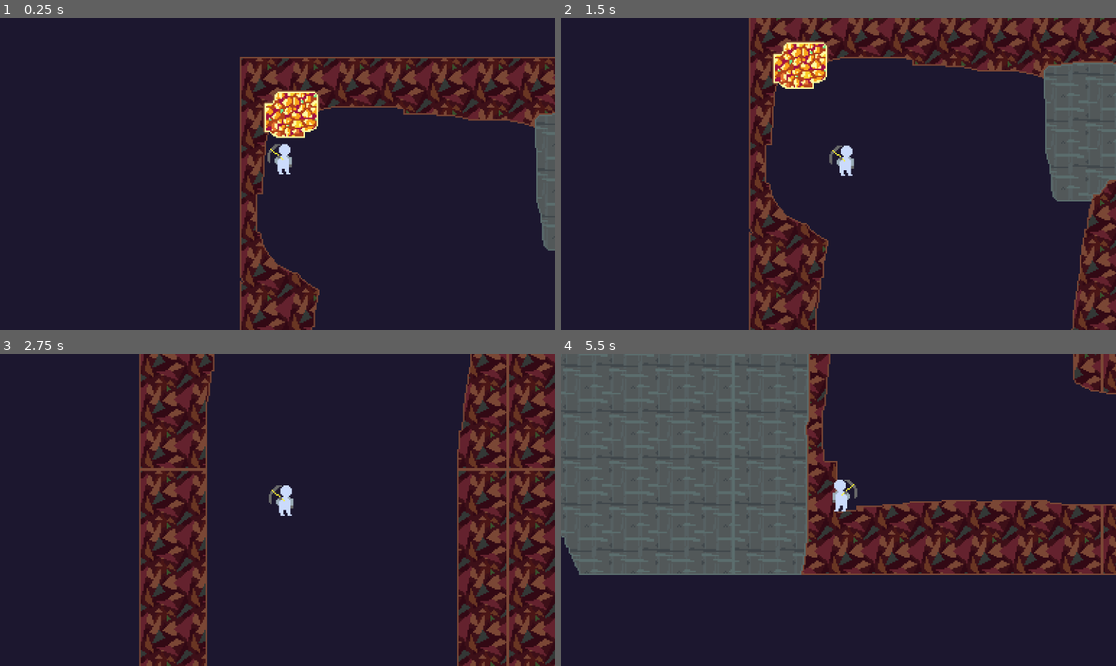
Above: before the commit, frames 1-4 (two rows, left to right).
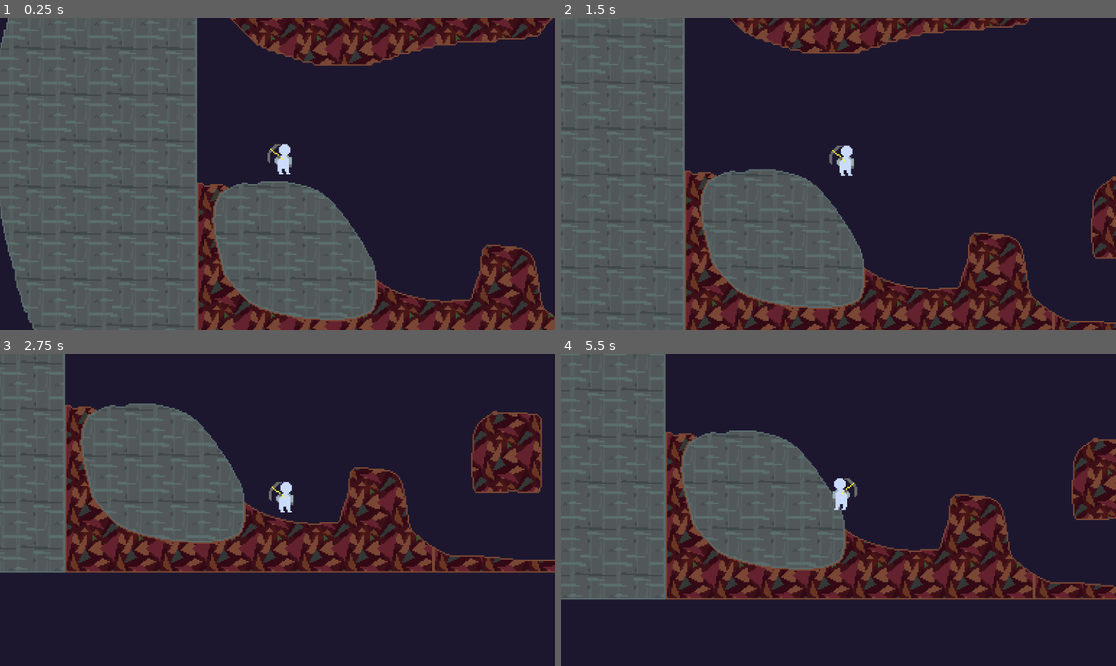
Above: after the commit, the same moments.

Repository: henriqueBD/core
Game: Godot game, scene res://scenes/game.tscn
Two runs of this game, one before a commit and one after it. Both use one fixed random seed, a clock stepped at 60 frames per second and the inputs below.
Inputs (mouse positions are in pixels of both pictures, inside the frame that each line leads up to):
- Up to frame 1 (0.25 s): no input
- Up to frame 2 (1.5 s): tap Enter at 0.5 s; move the mouse to (960, 158) at 0.52 s; press the mouse at (960, 158) at 0.53 s; hold Right (ui_right) 0.53-1.28 s; tap Space (jump) at 0.77 s; move the mouse to (727, 189) at 1.27 s; release the mouse at (727, 189) at 1.28 s; hold Down (ui_down) from 1.28 s (still down); tap L (hit_pickaxe) at 1.35 s
- Up to frame 3 (2.75 s): tap Space (jump) at 1.52 s; click (166, 525) at 1.55 s; move the mouse to (333, 441) at 2.02 s; release Down (ui_down) at 2.03 s; press the mouse at (333, 441) at 2.03 s; hold Right (ui_right) from 2.03 s (still down)
- Up to frame 4 (5.5 s): move the mouse to (810, 572) at 2.77 s; release Right (ui_right) at 2.78 s; release the mouse at (810, 572) at 2.78 s; hold Up (ui_up) 2.78-3.53 s; tap Mouse wheel down (scroll_down) at 2.85 s; tap Space (jump) at 3.02, 3.77, 4.52 s; click (810, 572) at 3.05 s; move the mouse to (1005, 556) at 3.52 s; press the mouse at (1005, 556) at 3.53 s; hold Left (ui_left) 3.53-5.03 s; tap Mouse wheel up (scroll_up) at 3.6 s; move the mouse to (672, 463) at 4.27 s; release the mouse at (672, 463) at 4.28 s; tap 1 at 4.35 s; click (672, 463) at 4.55 s; move the mouse to (866, 510) at 5.02 s; press the mouse at (866, 510) at 5.03 s; hold Down (ui_down) from 5.03 s (still down); tap 2 at 5.1 s

The runs differ from the first frame. In frame 1, 72% of the frame differs, in the area x 0-100%, y 0-100%; in frame 2, 62%; in frame 3, 53%; in frame 4, 33%.

Commit message:
a lot of stuff

Diff:
--- /dev/null
+++ b/entities/enviroment_entity.gd
@@ -0,0 +1,47 @@
+extends Area2D
+
+enum type {
+	GROUNDED,
+	HANGING,
+	BURIED,
+	FLOATING,
+}
+
+@export var terrain_relation: type
+
+@onready var _collision_shape_2d: CollisionShape2D = $CollisionShape2D
+
+var _main_chunk: chunk_tile
+var _global_bounds: Rect2i
+var _destroy_check_X: int
+var _destroy_check_Y: int
+
+func _ready() -> void:
+	_global_bounds = _collision_shape_2d.shape.get_rect() as Rect2i
+	_global_bounds.position = self.to_global(_global_bounds.position) as Vector2i
+	_main_chunk = Global.chunks.world_to_chunk(self.global_position)
+
+	var local_coords: Vector2i = _main_chunk.world_to_grid(
+		Vector2(_global_bounds.position.x, _global_bounds.position.y + _global_bounds.size.y)
+	)
+	_destroy_check_X = local_coords.x
+	_destroy_check_Y = local_coords.y
+
+	Global.terrain_break.connect(_on_terrain_break)
+
+func _on_terrain_break(destroy_bounds: Rect2i) -> void:
+	if _should_destroy(destroy_bounds):
+		_destroy()
+
+func _should_destroy(destroy_bounds: Rect2i) -> bool:
+	#try skip check
+	if !destroy_bounds.intersects(_global_bounds): return false
+
+	for X: int in range(_destroy_check_X, _destroy_check_X + _global_bounds.size.x):
+		if _main_chunk._get_tile_safe(X, _destroy_check_Y) != chunk_tile.TILE_TYPE.AIR:
+			return false
+
+	return true
+
+func _destroy() -> void:
+	queue_free()
--- a/entities/f_u.tscn
+++ /dev/null
@@ -1,9 +0,0 @@
-[gd_scene load_steps=2 format=3 uid="uid://bsptyyfs35yjf"]
-
-[sub_resource type="CircleShape2D" id="CircleShape2D_dmbq6"]
-radius = 1.41421
-
-[node name="FU" type="Area2D"]
-
-[node name="CollisionShape2D" type="CollisionShape2D" parent="."]
-shape = SubResource("CircleShape2D_dmbq6")
--- /dev/null
+++ b/entities/player_spawner/player_spawner.gd
@@ -0,0 +1,24 @@
+extends Node2D
+
+var _player_scene: PackedScene = preload("res://scenes/player.tscn")
+var _spawn_chunk: Vector2i
+
+func _ready() -> void:
+	_spawn_chunk = chunk_mng.world_to_chunk_key(self.global_position)
+
+func _process(_delta: float) -> void:
+	assert(Global.chunks != null, "WHAT")
+	if Global.chunks._chunks_dict.has(_spawn_chunk):
+		#Spawn player
+		var add_to_main_node: bool = false
+		var _player_instace: player_character
+
+		if Global.player_node != null:
+			_player_instace = Global.player_node
+		else:
+			_player_instace = _player_scene.instantiate()
+			add_to_main_node = true
+
+		_player_instace.teleport(self.global_position)
+		if add_to_main_node: Global.main_node.add_child(_player_instace)
+		queue_free()
--- /dev/null
+++ b/entities/player_spawner/player_spawner.tscn
@@ -0,0 +1,6 @@
+[gd_scene load_steps=2 format=3 uid="uid://ryapwsygqj3h"]
+
+[ext_resource type="Script" uid="uid://p3h47qe3v46p" path="res://entities/player_spawner/player_spawner.gd" id="1_0mipy"]
+
+[node name="PlayerSpawner" type="Node2D"]
+script = ExtResource("1_0mipy")
--- /dev/null
+++ b/entities/simple_assets/simple_mushoom.tscn
@@ -0,0 +1,21 @@
+[gd_scene load_steps=5 format=3 uid="uid://8cp2f1i6mv1q"]
+
+[ext_resource type="Script" uid="uid://buigisa8k4h8" path="res://entities/enviroment_entity.gd" id="1_o8njk"]
+[ext_resource type="Texture2D" uid="uid://dfyw1wdmynjfp" path="res://assets/sprites/demo_cave_atlas.png" id="2_mgrat"]
+
+[sub_resource type="AtlasTexture" id="AtlasTexture_4cbne"]
+atlas = ExtResource("2_mgrat")
+region = Rect2(37, 8, 7, 8)
+
+[sub_resource type="RectangleShape2D" id="RectangleShape2D_4ld3h"]
+size = Vector2(3, 8)
+
+[node name="SimpleMushoom" type="Area2D"]
+script = ExtResource("1_o8njk")
+
+[node name="Sprite2D" type="Sprite2D" parent="."]
+texture = SubResource("AtlasTexture_4cbne")
+
+[node name="CollisionShape2D" type="CollisionShape2D" parent="."]
+position = Vector2(-0.5, 0)
+shape = SubResource("RectangleShape2D_4ld3h")
--- a/scenes/game.tscn
+++ b/scenes/game.tscn
@@ -1,9 +1,10 @@
-[gd_scene load_steps=5 format=3 uid="uid://p22pqxsrvqus"]
+[gd_scene load_steps=6 format=3 uid="uid://p22pqxsrvqus"]
 
 [ext_resource type="Script" uid="uid://b3bg4gilb8xkb" path="res://scripts/objects_signal.gd" id="1_lbhrr"]
 [ext_resource type="Script" uid="uid://cqnx0060bfqfg" path="res://scripts/camera_follow.gd" id="1_lnu2h"]
 [ext_resource type="PackedScene" uid="uid://c53auncdmtksg" path="res://scenes/chunk.tscn" id="2_yqjtg"]
 [ext_resource type="PackedScene" uid="uid://bpytpor8ff704" path="res://scenes/player.tscn" id="3_lnu2h"]
+[ext_resource type="PackedScene" uid="uid://ryapwsygqj3h" path="res://entities/player_spawner/player_spawner.tscn" id="7_0tnpc"]
 
 [node name="Game" type="Node2D"]
 script = ExtResource("1_lbhrr")
@@ -14,17 +15,21 @@
 script = ExtResource("1_lnu2h")
 
 [node name="Chunk" parent="." instance=ExtResource("2_yqjtg")]
+_chunks_load_radius_editor = 10
 save_on_exit = false
 
 [node name="Player" parent="." instance=ExtResource("3_lnu2h")]
-position = Vector2(26, 78)
+position = Vector2(13, 568)
 gravity_amount = 1.7
 jump_force = 0.9
 coyote_time = 0.5
 air_speed_accel = 2.0
-_mining_level = 1
+_mining_level = 2
 _pickaxe_boost_force = 3.5
 _boost_break_time_ms = 350
 _tunelling_speed = 200.0
 _turning_speed_tunneling = 4.5
 _exit_speed = 3.0
+
+[node name="PlayerSpawner" parent="." instance=ExtResource("7_0tnpc")]
+position = Vector2(55, 620)
--- a/scripts/Global.gd
+++ b/scripts/Global.gd
@@ -1,11 +1,20 @@
 class_name Globals
 extends Node
 
+#region signals
+@warning_ignore_start("unused_signal")
+
+signal player_spawned
+signal terrain_break(area: Rect2i)
+
+@warning_ignore_restore("unused_signal")
+#endregion
+
 const objs_path: String = "res://entities/"
-
 const CHUNK_SIDE: int = 255
 const CHUNK_SIZE: int = CHUNK_SIDE * CHUNK_SIDE
 const NO_COLLISION_RAYCAST: float = -INF
 
+var main_node: Node
 var chunks: chunk_mng
 var player_node: Node2D
--- a/scripts/chunk_tile.gd
+++ b/scripts/chunk_tile.gd
@@ -314,7 +314,7 @@
 				continue
 			_terrain_really_changed = true
 			_set_tile(x_pos, y_pos, TILE_TYPE.AIR)
-			img.set_pixel(x_pos, y_pos, Color.from_rgba8(0, 0, 0, 0))
+			img.set_pixel(x_pos, y_pos, chunk_mng.tile_background_colors[tile_to_break])
 
 	if _terrain_really_changed:
 		_recalculate_area(destroy_rect_world)
@@ -508,7 +508,7 @@
 	var target_path: String = chunk_mng.get_chunk_path(coords)
 	var file_to_save: FileAccess = FileAccess.open(target_path, FileAccess.WRITE)
 	if file_to_save:
-		var compressed_data: PackedByteArray = compress_chunk()
+		var compressed_data: PackedByteArray = compress_chunk(self.data)
 		var data_len: int = compressed_data.size()
 		var data_len_buffer: PackedByteArray = [0,0]
 		data_len_buffer[0] = data_len & 0xFF
@@ -518,25 +518,25 @@
 	else:
 		print("Probem trying to save chunk " + str(coords))
 
-func compress_chunk() -> PackedByteArray:
+static func compress_chunk(decompressed_data: PackedByteArray) -> PackedByteArray:
 	const REPEAT_BYTE_MARKER: int = 255
-	if data.size() > Global.CHUNK_SIZE:
-		push_error("Chunk size %d exceeds maximum allowed size %d" % [data.size(), Global.CHUNK_SIZE])
+	if decompressed_data.size() > Global.CHUNK_SIZE:
+		push_error("Chunk size %d exceeds maximum allowed size %d" % [decompressed_data.size(), Global.CHUNK_SIZE])
 		return PackedByteArray() # Return empty array on error
 
 	var buf: PackedByteArray = PackedByteArray()
-	buf.resize(data.size())
+	buf.resize(decompressed_data.size())
 
 	var buf_i: int = 0
 	var i: int = 0
 	var j: int = 0
-	var chunk_len: int = data.size()
+	var chunk_len: int = decompressed_data.size()
 
 	while i < chunk_len:
-		var curr_byte: int = data[i]
+		var curr_byte: int = decompressed_data[i]
 
 		j = i + 1
-		while j < chunk_len and data[j] == curr_byte:
+		while j < chunk_len and decompressed_data[j] == curr_byte:
 			j += 1
 
 		var streak: int = j - i
--- a/scripts/chunks.gd
+++ b/scripts/chunks.gd
@@ -13,8 +13,11 @@
 
 var player: player_character
 
-@export var chunks_load_radius: int = 3
+@export var _chunks_load_radius_game: int = 1
+@export var _chunks_load_radius_editor: int = 5
 @export var save_on_exit: bool
+
+var _chunks_load_radius: int
 
 var _chunks_dict: Dictionary[Vector2i, chunk_tile] = {}
 var _chunks_dict_mutex: Mutex = Mutex.new()
@@ -26,23 +29,29 @@
 
 var _array_load_mutex: Mutex = Mutex.new()
 var _chunk_load_queue: Array[Vector2i] = []
+var _chunk_loading: Vector2i = Vector2i.MIN
 var _array_unload_mutex: Mutex = Mutex.new()
 var _chunk_unload_queue: Array[Vector2i] = []
+var _chunk_unloading: Vector2i = Vector2i.MIN
 
 var _last_center_chunk: Vector2i = Vector2i(-1, -1)
 var _curr_center_chunk: Vector2i
 
 static var tile_sprites: Array[Image]
 static var tile_edge_colors: Array[Color]
+static var tile_background_colors: Array[Color]
 static var tile_durability: PackedByteArray
-
-static var obj_id_to_name: Dictionary[int, String] = {}
 
 var editor_stuff_active: bool = false
 
 func _enter_tree() -> void:
 	assert(self.global_position == Vector2.ZERO, "Chunks position must be at (0, 0)")
+
+	#maybe put this somewhere else later
+	Entity_loader.vibe_check()
+
 	if Engine.is_editor_hint():
+		_chunks_load_radius = _chunks_load_radius_editor
 		if editor_stuff_active:
 			late_ready()
 			load_nearby_chunks(EditorInterface.get_editor_viewport_2d().get_mouse_position())
@@ -51,6 +60,9 @@
 			var script: Script = load("res://scripts/objects_signal.gd")
 			if script: parent.set_script(script)
 	else:
+		_chunks_load_radius = _chunks_load_radius_game
+		self.set_process(false)
+		Global.player_spawned.connect(_on_player_spawned)
 		_use_multithread = true
 		Global.chunks = self
 
@@ -59,21 +71,25 @@
 	for i: int in range(1, len(tile_sprites)):
 		assert(tile_sprites[i] != null)
 
-	_load_obj_list()
 	_load_tile_resources()
 
 	chunk_tile._tile_sprites = tile_sprites
 	chunk_tile._chunks_loaded = _chunks_dict
 
-	_load_chunk(Vector2i(0,0))
 	if _use_multithread: _loader_start()
+
+func _on_player_spawned() -> void:
+	self.set_process(true)
+	self.player = Global.player_node
+	_load_chunk(world_to_chunk_key(player.global_position))
+	player.set_process(true)
 
 func late_ready() -> void:
 	if !Engine.is_editor_hint():
 		player = Global.player_node
 
-	if obj_id_to_name.is_empty():
-		_load_obj_list()
+	#if obj_id_to_name.is_empty():
+		#_load_obj_list()
 
 func _process(_delta: float) -> void:
 	if Engine.is_editor_hint():
@@ -106,13 +122,19 @@
 # Multithreaded chunk loading and unloading:
 func _loader_process() -> void:
 	while _loader_continue:
-
 		# Load chunks
 		if !_chunk_load_queue.is_empty():
 			_array_load_mutex.lock()
 			var chunk_to_load_coords: Vector2i = _chunk_load_queue.pop_front()
 			_array_load_mutex.unlock()
-			print("loading from thread " + str(chunk_to_load_coords))
+
+			if (chunk_to_load_coords == _chunk_loading or
+				chunk_to_load_coords == _chunk_unloading or
+				_chunks_dict.has(chunk_to_load_coords)):
+				continue
+
+			#print("loading from thread " + str(chunk_to_load_coords))
+			_chunk_loading = chunk_to_load_coords
 
 			var new_chunk_instance: chunk_tile = chunk_scene.instantiate()
 
@@ -125,7 +147,6 @@
 			var entities: obj_chunk = obj_chunk.deserialize(chunk_to_load_coords)
 
 			if !entities.id.is_empty():
-				print("Loading entities")
 				if entities:
 					if Engine.is_editor_hint():
 						add_objects_editor(new_chunk_instance, entities)
@@ -142,11 +163,16 @@
 			_array_unload_mutex.lock()
 			var chunk_to_unload_coords: Vector2i = _chunk_unload_queue.pop_front()
 			_array_unload_mutex.unlock()
-			print("unloading from thread " + str(chunk_to_unload_coords))
-			if !_chunks_dict.has(chunk_to_unload_coords): continue
+			#print("unloading from thread " + str(chunk_to_unload_coords))
+			if (chunk_to_unload_coords == _chunk_loading or
+				chunk_to_unload_coords == _chunk_unloading or
+				!_chunks_dict.has(chunk_to_unload_coords)):
+				continue
+
+			_chunk_unloading = chunk_to_unload_coords
 			var chunk_to_remove: chunk_tile = _chunks_dict[chunk_to_unload_coords]
 
-			if !save_on_exit or Engine.is_editor_hint():
+			if should_skip_save():
 				chunk_to_remove._terrain_really_changed = false
 				chunk_to_remove.changed_terrain = false
 				chunk_to_remove.changed_entities = false
@@ -157,6 +183,7 @@
 			_chunks_dict_mutex.lock()
 			_chunks_dict.erase(chunk_to_unload_coords)
 			_chunks_dict_mutex.unlock()
+			_chunk_unloading = Vector2i.MIN
 
 #endregion
 
@@ -170,6 +197,7 @@
 	tile_sprites = [null]
 	tile_durability = [0]
 	tile_edge_colors = [Color.from_rgba8(0,0,0,0)]
+	tile_background_colors = [Color.from_rgba8(0,0,0,0)]
 
 	var tile_name: Array = chunk_tile.TILE_TYPE.keys()
 	for id: int in range(1, len(tile_name)):
@@ -177,30 +205,9 @@
 		assert(tile_data)
 		tile_sprites.append(tile_data.sprite.get_image())
 		tile_edge_colors.append(tile_data.edge_color)
-		assert(tile_data.durability < 255)
+		tile_background_colors.append(tile_data.background_color)
+		assert(tile_data.durability > 0 and tile_data.durability < 255, "Error in tile " + tile_name[id])
 		tile_durability.append(tile_data.durability)
-
-func _load_obj_list() -> void:
-	var dir: DirAccess = DirAccess.open(Global.objs_path)
-	dir.list_dir_begin()
-	var file_name: String = dir.get_next()
-	var d: Dictionary[int, String] = {}
-	obj_id_to_name = d
-	while file_name != "":
-		if dir.current_is_dir():
-			var hash_id: int = hash_string(file_name)
-			obj_id_to_name[hash_id] = file_name
-		file_name = dir.get_next()
-	dir.list_dir_end()
-	print(obj_id_to_name)
-	pass
-
-static func hash_string(input: String) -> int:
-	var hash_var: int = 5381
-	for c: String in input:
-		var code: int = c.unicode_at(0)
-		hash_var = ((hash_var << 5) + hash_var) + code
-	return hash_var & 0x7FFFFFFF
 
 func is_chunk_in_bounds(check_coords: Vector2i) -> bool:
 	return FileAccess.file_exists(get_chunk_path(check_coords))
@@ -256,16 +263,6 @@
 	if !_chunks_dict.has(point_key): return true
 	var chunk_to_check: chunk_tile = _chunks_dict[point_key]
 	return chunk_to_check._get_tilev(chunk_to_check.world_to_grid(world_point)) == 0
-
-func breakTiless(world_rect: Rect2) -> void:
-	var top_left: Vector2 = world_rect.position
-	for x_break: int in range(top_left.x, top_left.x + world_rect.size.x):
-		for y_break: int in range(top_left.y, top_left.y + world_rect.size.y):
-			var pos: Vector2 = Vector2(x_break, y_break)
-			var chunk: Vector2i = world_to_chunk_key(pos)
-			if is_chunk_in_bounds(chunk) and _chunks_dict.has(chunk):
-				var target: chunk_tile = _chunks_dict[chunk]
-				target.destroyTiles(target.world_to_grid(pos))
 
 func change_tiles(world_rect: Rect2, type: chunk_tile.TILE_TYPE) -> void:
 	var chunk_top_left: Vector2i = world_to_chunk_key(world_rect.position)
@@ -307,6 +304,8 @@
 		_chunks_dict.has(chunk_bottom_left)):
 		_chunks_dict[chunk_bottom_left].break_tiles(world_rect, mining_force)
 
+	Global.terrain_break.emit(world_rect)
+
 func load_nearby_chunks(global_pos: Vector2) -> void:
 	_curr_center_chunk = world_to_chunk_key(global_pos)
 	if _curr_center_chunk == _last_center_chunk:
@@ -317,8 +316,8 @@
 
 	var editor_msg: String = "Loading: "
 
-	for x_offset: int in range(_curr_center_chunk.x - chunks_load_radius, _curr_center_chunk.x + chunks_load_radius + 1):
-		for y_offset: int in range(_curr_center_chunk.y - chunks_load_radius, _curr_center_chunk.y + chunks_load_radius + 1):
+	for x_offset: int in range(_curr_center_chunk.x - _chunks_load_radius, _curr_center_chunk.x + _chunks_load_radius + 1):
+		for y_offset: int in range(_curr_center_chunk.y - _chunks_load_radius, _curr_center_chunk.y + _chunks_load_radius + 1):
 			var chunk_to_check: Vector2i = Vector2i(x_offset, y_offset)
 			if is_chunk_in_bounds(chunk_to_check):
 				_chunks_buff_dict[chunk_to_check] = true
@@ -383,35 +382,35 @@
 	_chunks_dict_mutex.lock()
 	_chunks_dict[new_chunk_coords] = new_chunk
 	_chunks_dict_mutex.unlock()
+	_chunk_loading = Vector2i.MIN
 
 func _unload_chunk(unloadCoords: Vector2i) -> void:
 	if !_chunks_dict.has(unloadCoords): return
 	var chunk_to_remove: chunk_tile = _chunks_dict[unloadCoords]
 
-	if !save_on_exit or Engine.is_editor_hint():
+	if should_skip_save():
 		chunk_to_remove._terrain_really_changed = false
 		chunk_to_remove.changed_terrain = false
 		chunk_to_remove.changed_entities = false
 
-	chunk_to_remove.unload()
 	_chunks_dict_mutex.lock()
 	_chunks_dict.erase(unloadCoords)
 	_chunks_dict_mutex.unlock()
+
+	chunk_to_remove.unload()
 	chunk_to_remove.queue_free()
+	_chunk_unloading = Vector2i.MIN
+
+func should_skip_save() -> bool:
+	return !Engine.is_editor_hint()
 
 func add_objects_editor(original_chunk: chunk_tile, entities: obj_chunk) -> void:
 	var main_node: Node = self.get_parent()
 	if !main_node: return
 
 	for i: int in range(len(entities.id)):
-		var obj_name: String = obj_id_to_name[entities.id[i]]
-		var path: String = "%s%s/%s.tscn" % [Global.objs_path, obj_name, obj_name]
-		if !FileAccess.file_exists(path):
-			printerr("Did not find path at " + path)
-			continue
-		var instance_scene: PackedScene = load(path)
+		var instance_scene: PackedScene = Entity_loader.load_scene(entities.id[i])
 		var instance: Node2D = instance_scene.instantiate()
-		#instance.global_position = entities.pos[i]
 		var instance_global_pos: Vector2 = original_chunk.to_global(entities.pos[i])
 		instance.set_meta("original_pos", instance_global_pos)
 		main_node.add_child(instance)
@@ -419,14 +418,7 @@
 
 func add_objects(chunk_to_add: chunk_tile, objs: obj_chunk) -> void:
 	for i: int in range(len(objs.id)):
-		var obj_name: String = obj_id_to_name[objs.id[i]]
-		var path: String = "res://entities/%s/%s.tscn" % [obj_name, obj_name]
-
-		if !FileAccess.file_exists(path):
-			printerr("could not find file at " + path)
-			continue
-
-		var tmp: PackedScene = load(path)
+		var tmp: PackedScene = Entity_loader.load_scene(objs.id[i])
 		var obj: Area2D = tmp.instantiate()
 		obj.global_position = objs.pos[i]
 		chunk_to_add.editor_add_entity(obj, objs.id[i])
@@ -436,16 +428,8 @@
 	var instances: Array[Node2D] = []
 
 	for i: int in range(len(objs.id)):
-		var obj_name: String = obj_id_to_name[objs.id[i]]
-		var path: String = "%s%s/%s.tscn" % [Global.objs_path, obj_name, obj_name]
-		if !FileAccess.file_exists(path):
-			printerr("Did not find path at " + path)
-			continue
-		else:
-			print("Loading " + path)
-		var instance_scene: PackedScene = load(path)
+		var instance_scene: PackedScene = Entity_loader.load_scene(objs.id[i])
 		var instance: Node2D = instance_scene.instantiate()
-		print(instance)
 		instance.global_position = objs.pos[i]
 		instances.append(instance)
 
@@ -453,15 +437,6 @@
 
 static func get_chunk_path(chunk_coords: Vector2i) -> String:
 	return folderPath + str(chunk_coords.x) + "_" + str(chunk_coords.y) + ".dat"
-
-#region editor
-
-func delete_objects_chunk(area: Area2D) -> void:
-	var chunk_to_delete: chunk_tile = world_to_chunk(area.global_position)
-	if chunk_to_delete == null:
-		print("Invalid position")
-		return
-	chunk_to_delete.editor_delete_entity(area)
 
 func create_empty_chunk(new_chunk_pos: Vector2i) -> void:
 	var newChunk: chunk_tile = chunk_scene.instantiate()
@@ -472,34 +447,6 @@
 	_chunks_dict[new_chunk_pos] = newChunk
 	_chunks_dict_mutex.unlock()
 
-func add_object_viewport(world_pos: Vector2, obj_id: int) -> void:
-	if !Engine.is_editor_hint(): return
-
-	var key_to_add: Vector2i = world_to_chunk_key(world_pos)
-	if !_chunks_dict.has(key_to_add):
-		print("Invalid chunk to add object")
-		return
-
-	var chunk_to_add: chunk_tile = _chunks_dict[key_to_add]
-	chunk_to_add.entities.id.append(obj_id)
-	chunk_to_add.entities.pos.append(world_pos)
-	chunk_to_add.changed_entities = true
-
-	var img_tmp: Image = Image.new()
-	var obj_name: String = obj_id_to_name[obj_id]
-	var path: String = Global.objs_path + obj_name + "/" + obj_name + "_preview.png"
-	var error: Error = img_tmp.load(path)
-	if error != OK:
-		push_error("Failed to load image at path: %s" % path)
-		return
-	var obj_sprite: Sprite2D = Sprite2D.new()
-	obj_sprite.texture = ImageTexture.create_from_image(img_tmp)
-	obj_sprite.global_position = world_pos
-	if obj_sprite:
-		chunk_to_add.add_sprite(obj_sprite)
-
-#endregion
-
 func _exit_tree() -> void:
 	_loader_end()
 	unload_all_chunks()
--- a/scripts/collision_obj.gd
+++ b/scripts/collision_obj.gd
@@ -81,7 +81,9 @@
 	_parent.position += velocity
 
 func teleport(new_pos: Vector2) -> void:
-	_global_bounds.position = new_pos
+	var offset: Vector2 = new_pos - _global_bounds.position
+	_global_bounds.position += offset
+	_parent.global_position += offset
 
 func change_rect(new_rect: Rect2) -> void:
 	_global_bounds.size = round(new_rect.size)
--- /dev/null
+++ b/scripts/entity_loader.gd
@@ -0,0 +1,23 @@
+@tool
+class_name Entity_loader
+extends Object
+
+static var _id_to_path: Dictionary[int, NodePath] = {
+	hash_string("falling_spike_small"): "res://entities/falling_spike_small/falling_spike_small.tscn",
+	hash_string("simple_mushoom") : "res://entities/simple_assets/simple_mushoom.tscn",
+}
+
+static func vibe_check() -> void:
+	for path: NodePath in _id_to_path.values():
+		assert(FileAccess.file_exists(path), "Path not found: " + str(path))
+
+static func hash_string(input: String) -> int:
+	var hash_var: int = 5381
+	for c: String in input:
+		var code: int = c.unicode_at(0)
+		hash_var = ((hash_var << 5) + hash_var) + code
+	return hash_var & 0x7FFFFFFF
+
+static func load_scene(id: int) -> PackedScene:
+	assert(_id_to_path.has(id), "Invalid entity ID: " + str(id))
+	return load(_id_to_path[id])
--- a/scripts/objects_signal.gd
+++ b/scripts/objects_signal.gd
@@ -2,7 +2,7 @@
 class_name entity_signal
 extends Node
 
-const EXCLUDE: Array[String] = ["Camera2D", "Chunk", "Player"]
+const EXCLUDE: Array[String] = ["Camera2D", "Chunk", "Player", "PlayerSpawner"]
 
 static var objects_per_chunk: Dictionary[Vector2i, Dictionary] = {}
 static var chunks_force_save: Dictionary[Vector2i, bool] = {}
@@ -50,7 +50,7 @@
 
 	var node_name: String = node.scene_file_path.get_base_dir().get_file()
 	if node_name.is_empty(): return
-	var node_ID: int = chunk_mng.hash_string(node_name)
+	var node_ID: int = Entity_loader.hash_string(node_name)
 	node.set_script(obj_script)
 	node.obj_id = node_ID
 	node.obj_name = node_name
--- a/scripts/playerLogic.gd
+++ b/scripts/playerLogic.gd
@@ -44,12 +44,14 @@
 var _is_tunneling: bool
 
 func _enter_tree() -> void:
+	self.set_process(false)
 	Global.player_node = self
 
 func _ready() -> void:
 	chunk = Global.chunks
 	_coyote_time_ms = int(coyote_time * 1000)
 	collisions.check_collisions_while_deactivated = true
+	Global.player_spawned.emit()
 
 func _exit_tree() -> void:
 	Global.player_node = null
@@ -341,3 +343,6 @@
 	_external_acell += boost_dir.normalized() * _pickaxe_boost_force
 	_boost_should_end_time = Time.get_ticks_msec() + _boost_break_time_ms
 	_should_try_tunnel = true
+
+func teleport(new_world_coords: Vector2) -> void:
+	self.collisions.teleport(new_world_coords)
--- a/scripts/player_editor.gd
+++ b/scripts/player_editor.gd
@@ -17,8 +17,6 @@
 
 const num_tiles: int = 5
 
-static var F_U: Area2D
-
 static var curr_obj_index: int = 0
 static var curr_obj: PackedScene
 static var curr_obj_instance: Node2D
@@ -37,8 +35,6 @@
 		print("level editor only on engine")
 		curr_update = EDITOR_STATE.unreachable
 		return
-	F_U = load("res://entities/f_u.tscn").instantiate()
-	add_child(F_U)
 
 	populate_obj_arrays()
 
@@ -54,7 +50,7 @@
 		if dir.current_is_dir():
 			obj_name_list.append(file_name)
 			#var hash_id: int = hash(file_name)
-			var hash_id: int = chunk_mng.hash_string(file_name)
+			var hash_id: int = Entity_loader.hash_string(file_name)
 			obj_name_hash.append(hash_id)
 			id_to_name_tmp[hash_id] = file_name
 		file_name = dir.get_next()
@@ -84,7 +80,6 @@
 	elif Input.is_action_just_pressed("editor_terraform"):
 		change_state(EDITOR_STATE.terraform)
 
-	F_U.global_position = cursor_position
 	_move()
 	match curr_update:
 		EDITOR_STATE.place_obj:
@@ -153,13 +148,12 @@
 		change_state(EDITOR_STATE.place_obj)
 		return
 	if Input.is_action_just_pressed("place_object"):
-		chunk.delete_objects_chunk(F_U)
+		pass
 
 func move_object() -> void:
 	if !Input.is_key_pressed(KEY_SHIFT):
 		change_state(EDITOR_STATE.place_obj)
 		return
-
 
 ## TERRAFORM
 
--- a/terrain_types/_terrain_type_base.gd
+++ b/terrain_types/_terrain_type_base.gd
@@ -3,4 +3,5 @@
 
 @export var sprite: Texture2D
 @export var edge_color: Color
+@export var background_color: Color
 @export var durability: int
--- a/terrain_types/dirt.tres
+++ b/terrain_types/dirt.tres
@@ -7,5 +7,6 @@
 script = ExtResource("1_mbnpj")
 sprite = ExtResource("2_fn5gb")
 edge_color = Color(0.47843137, 0.2784314, 0.20784314, 1)
+background_color = Color(0.17, 0.047599997, 0.047599997, 1)
 durability = 1
 metadata/_custom_type_script = "uid://0jaudmxqm274"
--- a/terrain_types/stone.tres
+++ b/terrain_types/stone.tres
@@ -7,5 +7,6 @@
 script = ExtResource("1_xk8n5")
 sprite = ExtResource("2_xge7g")
 edge_color = Color(0.35686275, 0.42745098, 0.42745098, 1)
+background_color = Color(0.089999996, 0.12, 0.12, 1)
 durability = 2
 metadata/_custom_type_script = "uid://0jaudmxqm274"
Not shown, changed: addons/map_editor/map_editor.gd
Binary file added: assets/sprites/demo_cave_atlas.png
Not shown, changed: assets/sprites/demo_cave_atlas.png.import
Binary file changed: chunks/0_0.dat
Binary file changed: chunks/0_1.dat
Binary file changed: chunks/0_2.dat
Binary file changed: chunks/1_0.dat
Binary file changed: chunks/1_1.dat
Binary file changed: chunks/1_2.dat
Binary file added: chunks/2_0.dat
Binary file changed: chunks/2_1.dat
Binary file changed: chunks/2_2.dat
(and 12 more such lines)
